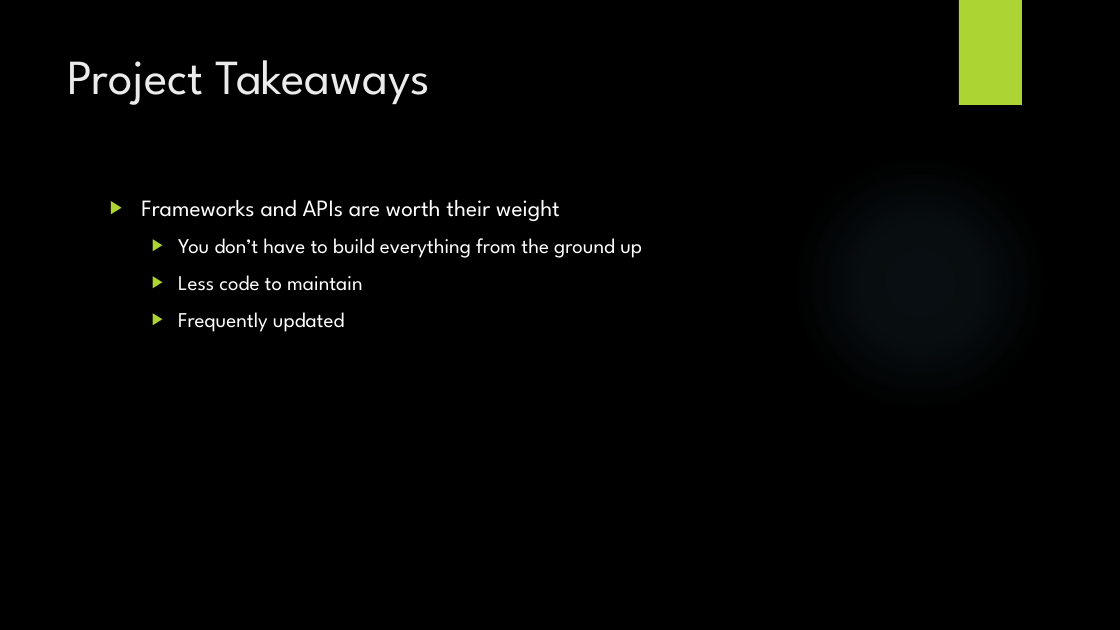
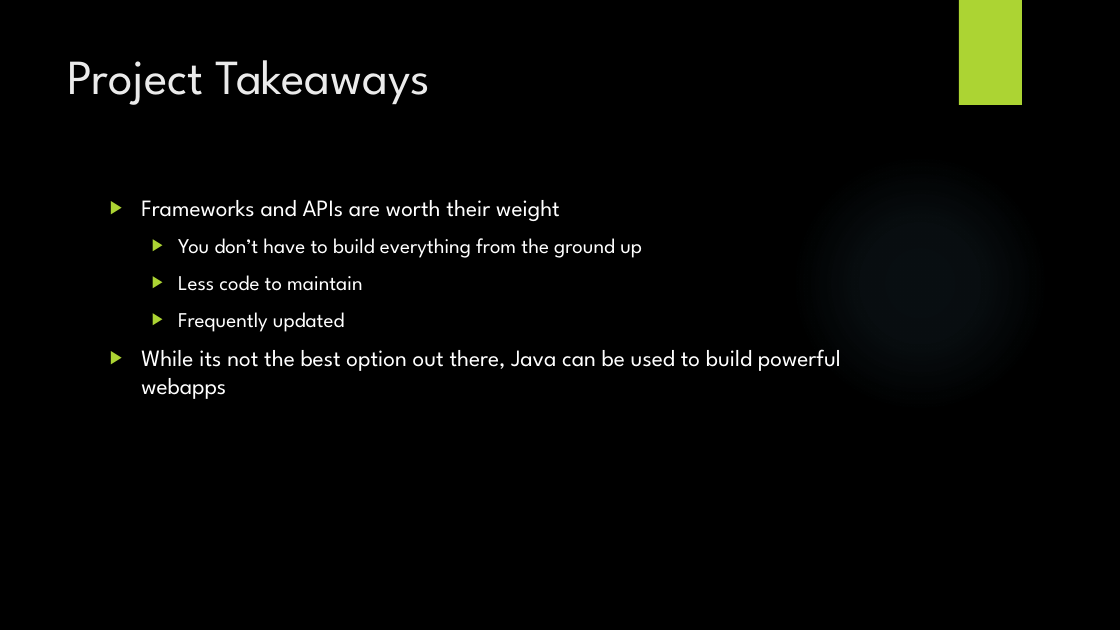
Before and after one commit to TheBrokenTheory/CapstoneProject2019, a slide deck: slide 13 of Documentation/BetaPresentation.pptx. Drawn at 1120x630 pixels with LibreOffice and Linux fonts; fonts in the diff are those of the drawing; background and template pictures are left out. Boxes give left, top, right and bottom in pixels: in the first picture for what was removed or moved away, otherwise in the second. Text is boxed around its words. In the diff, an @@ line names an element or a change of style, - is before the commit and + after.

```diff
--- a/Documentation/BetaPresentation.pptx
+++ b/Documentation/BetaPresentation.pptx
@@ text at [141,349,841,399]: paragraph added @@
+▶ While its not the best option out there, Java can be used to build powerful webapps
```
Also in this commit, not shown: 1 other slide changed.
